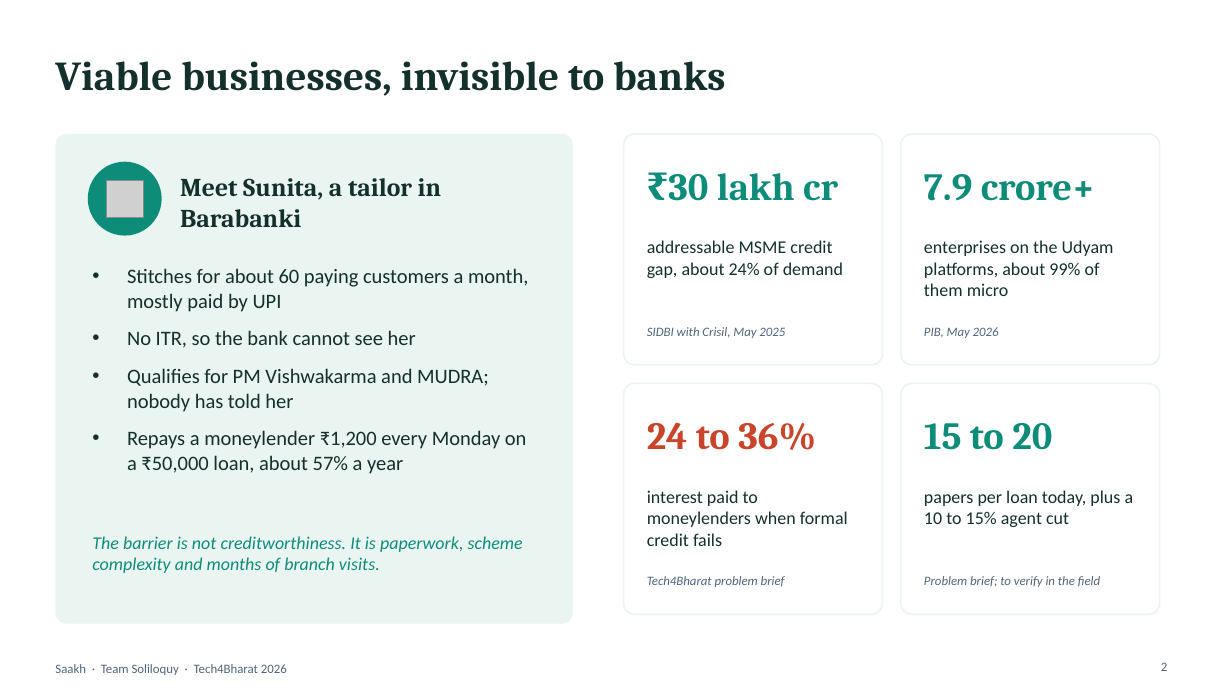
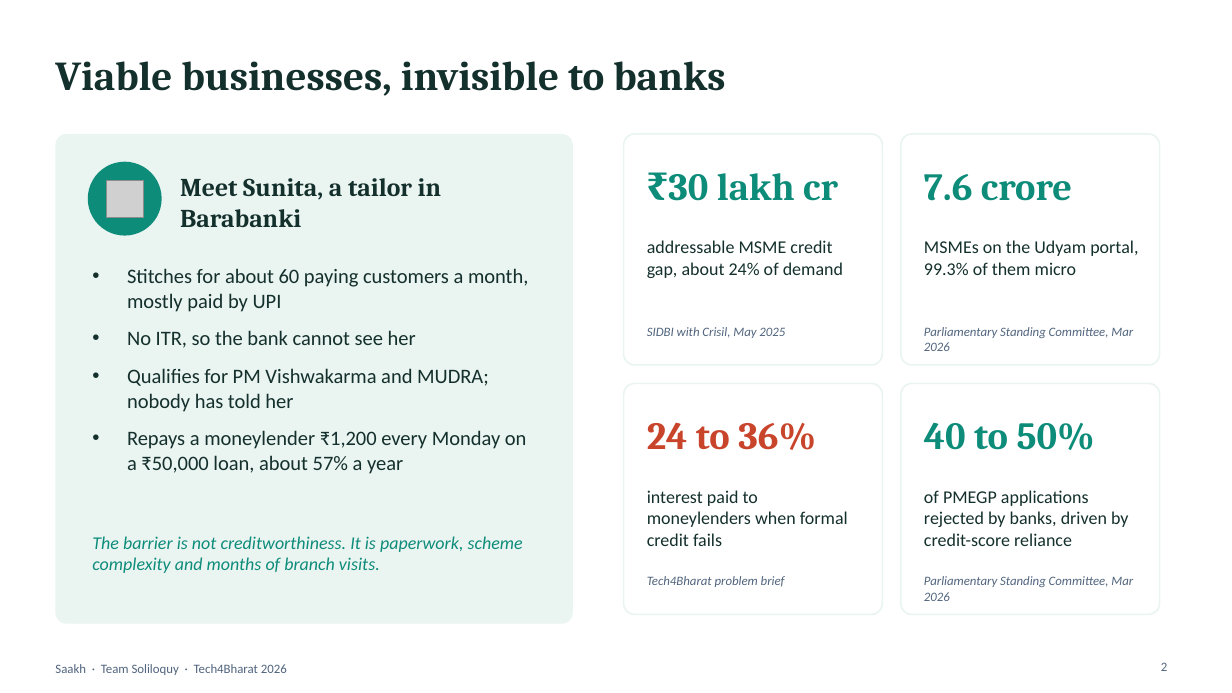
Before and after one commit to sumitmukherjee7/saakh, a slide deck: slide 2 of submission/Saakh_Tech4Bharat_2026.pptx. Drawn at 1232x693 pixels with LibreOffice and Linux fonts; fonts in the diff are those of the drawing; grey boxes stand for pictures. Boxes give left, top, right and bottom in pixels: in the first picture for what was removed or moved away, otherwise in the second. Text is boxed around its words. In the diff, an @@ line names an element or a change of style, - is before the commit and + after.

```diff
--- a/submission/Saakh_Tech4Bharat_2026.pptx
+++ b/submission/Saakh_Tech4Bharat_2026.pptx
@@ text at box(924, 174, 1072, 201): text changed @@
-7.9 crore+
+7.6 crore
@@ text at box(924, 240, 1138, 275): text changed @@
-enterprises on the Udyam platforms, about 99% of them micro
+MSMEs on the Udyam portal, 99.3% of them micro
@@ text at box(924, 327, 1133, 351): text changed @@
-PIB, May 2026
+Parliamentary Standing Committee, Mar 2026
@@ text at box(924, 423, 1095, 450): text changed @@
-15 to 20
+40 to 50%
@@ text at box(924, 490, 1129, 546): text changed @@
-papers per loan today, plus a 10 to 15% agent cut
+of PMEGP applications rejected by banks, driven by credit-score reliance
@@ text at box(924, 576, 1133, 601): text changed @@
-Problem brief; to verify in the field
+Parliamentary Standing Committee, Mar 2026
```
Also in this commit, not shown: 1 other slide changed, 13 other files.
